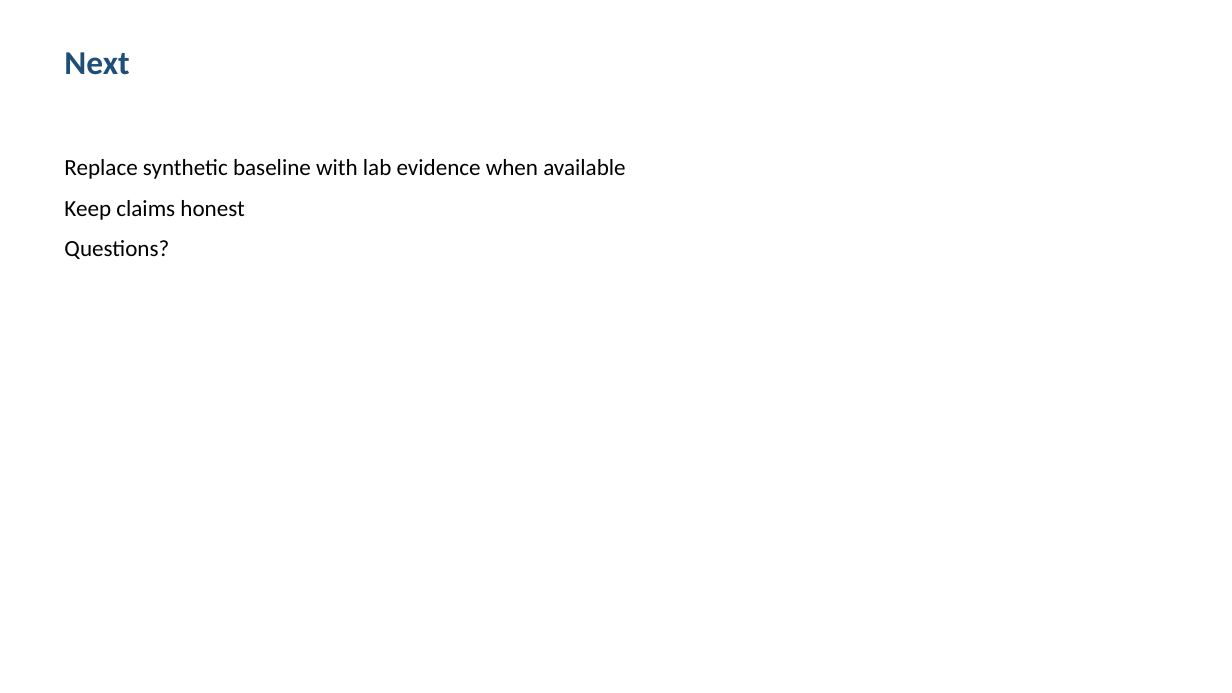
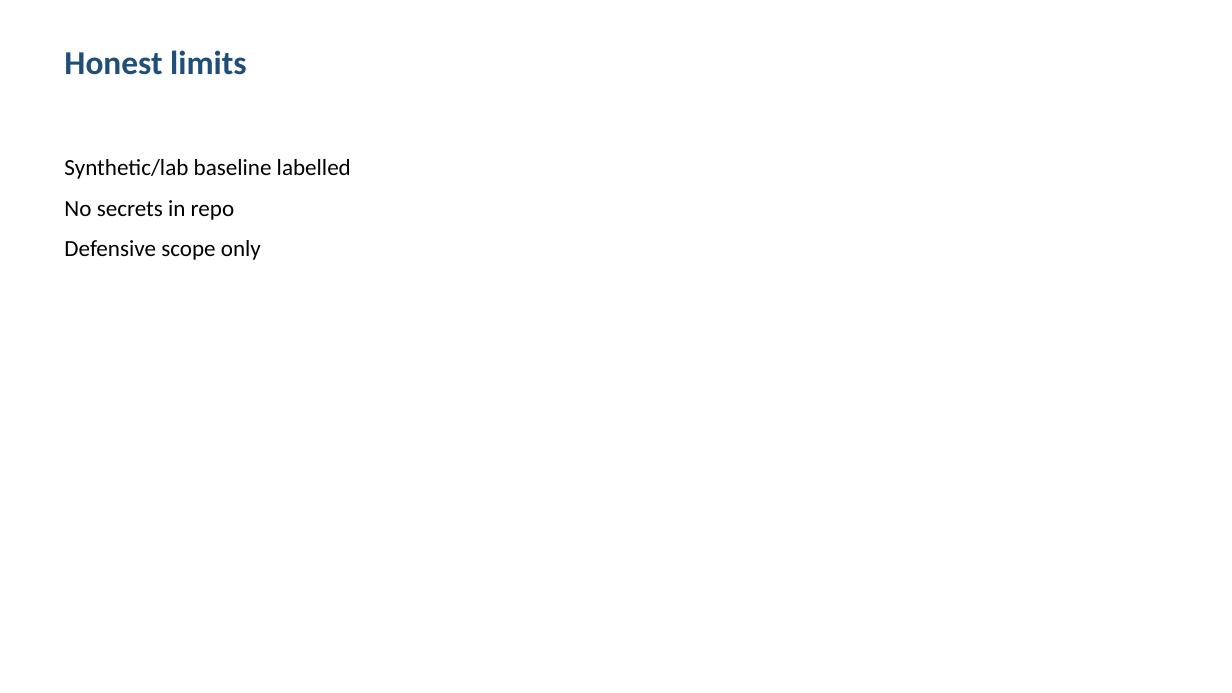
Before and after one commit to shohrabniaz/e8-patch-compliance-measurement, a slide deck: slide 4 of Final_Submission/02_Presentation.pptx. Drawn at 1232x693 pixels with LibreOffice and Linux fonts; fonts in the diff are those of the drawing. Boxes give left, top, right and bottom in pixels: in the first picture for what was removed or moved away, otherwise in the second. Text is boxed around its words. In the diff, an @@ line names an element or a change of style, - is before the commit and + after.

```diff
--- a/Final_Submission/02_Presentation.pptx
+++ b/Final_Submission/02_Presentation.pptx
@@ text at <box>64,50,246,75</box>: text changed @@
-Next
+Honest limits
@@ text at <box>64,159,351,260</box>: text changed @@
-Replace synthetic baseline with lab evidence when available
-Keep claims honest
-Questions?
+Synthetic/lab baseline labelled
+No secrets in repo
+Defensive scope only
```
Also in this commit, not shown: 3 other slides changed, 12 other files.
